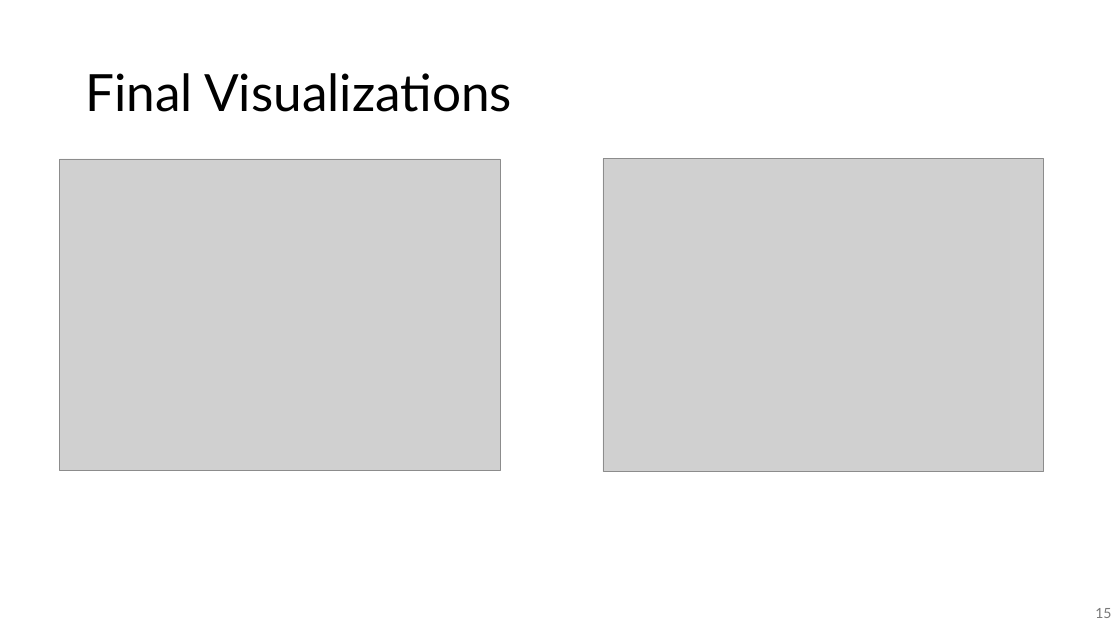
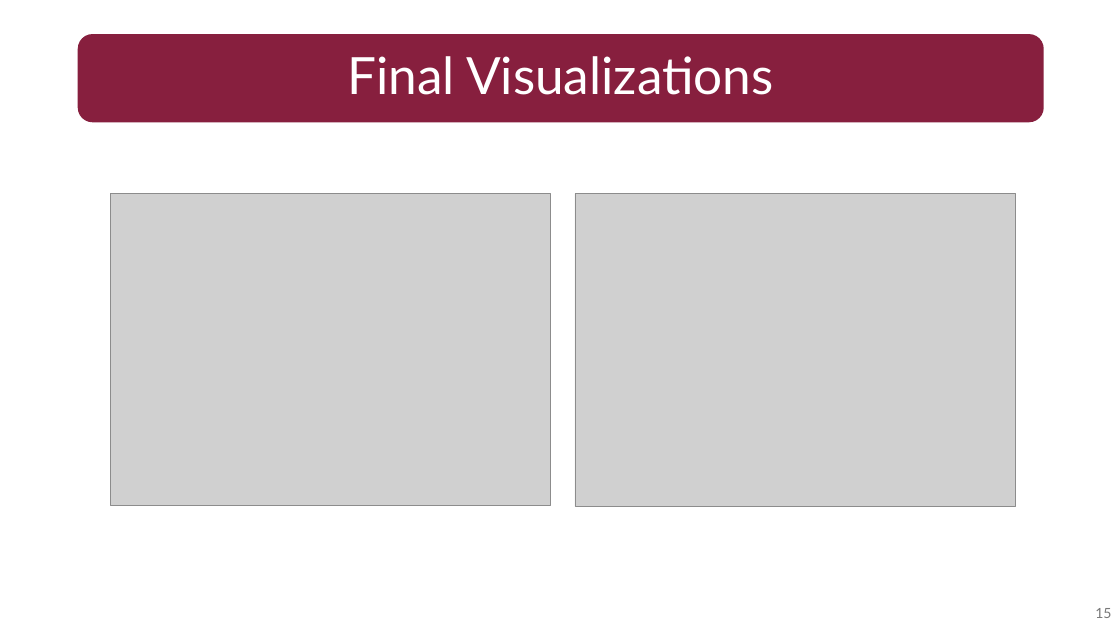
Before and after one commit to emmyregal/Soccer-Computer-Vision, a slide deck: slide 15 of Sport Presetation.pptx. Drawn at 1120x630 pixels with LibreOffice and Linux fonts; fonts in the diff are those of the drawing; grey boxes stand for pictures. Boxes give left, top, right and bottom in pixels: in the first picture for what was removed or moved away, otherwise in the second. Text is boxed around its words. In the diff, an @@ line names an element or a change of style, - is before the commit and + after.

```diff
--- a/Sport Presetation.pptx
+++ b/Sport Presetation.pptx
@@ text "Final Visualizations": place and size @@
-text "Final Visualizations" at [85, 73, 512, 112]
+text "Final Visualizations" at [78, 34, 1044, 123]
@@ text "Final Visualizations" at [78, 34, 1044, 123]: text colour #000000 to #FFFFFF; more space between paragraphs; fill none to #871F3E @@
@@ picture: place and size @@
-picture at [60, 159, 500, 471]
+picture at [110, 193, 550, 505]
@@ picture: place and size @@
-picture at [603, 159, 1044, 471]
+picture at [576, 193, 1017, 506]
```
Also in this commit, not shown: 8 other slides changed, 6 slides added, 6 slides removed.
